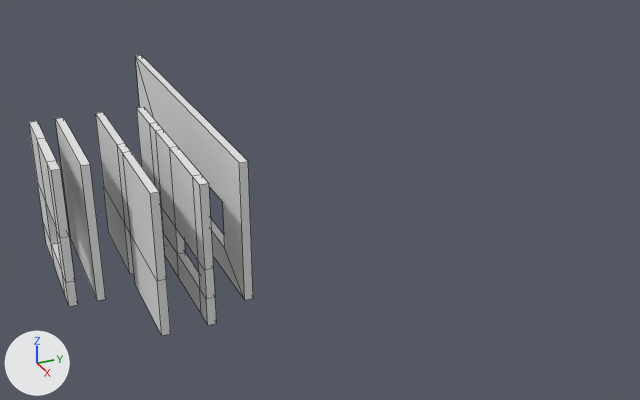
Two versions of the Blender file BlenderModels/GasStation/Exterior/FrontWallShop.blend, one commit apart.
Both versions are drawn from a 50 mm lens placed at (32.1, -4.0, 15.8), pointed at (1.8, 9.7, 0.7). Lighting does not change. The marker at lower left points along +X, +Y and +Z. The picture after the commit comes second. Mesh edges are drawn as thin lines.

The older version as bpy lines, for what is in view:
```python
me_cube = bpy.data.meshes.new('Cube')
me_cube.from_pydata(...)  # 48 vertices, 46 faces; spans x 0.0..8.03, y -0.15..0.15, z 0.02..5.02
me_cube_001 = bpy.data.meshes.new('Cube.001')
me_cube_001.from_pydata(...)  # a box spanning x 0.0..8.03, y -0.15..0.15, z 0.02..5.02
me_cube_002 = bpy.data.meshes.new('Cube.002')
me_cube_002.from_pydata(...)  # 24 vertices, 22 faces; spans x 0.0..8.03, y -0.15..0.15, z 0.02..5.02
me_cube_003 = bpy.data.meshes.new('Cube.003')
me_cube_003.from_pydata(...)  # 32 vertices, 32 faces; spans x 0.0..8.03, y -0.15..0.15, z 0.02..5.02
me_cube_066 = bpy.data.meshes.new('Cube.066')
me_cube_066.from_pydata(...)  # 26 vertices, 18 faces; spans x -1.96..1.96, y -1.96..1.96, z -1.96..1.96
me_cube_066.materials.append(None)
ob_backwallshop2_001 = bpy.data.objects.new('BackWallShop2.001', me_cube_001)
ob_backwallshop2_001.location = (0.0, 0.0, 0.0)
ob_backwallshop2_001.scale = (0.623, 1.0, 1.0)
ob_backwallshop2_002 = bpy.data.objects.new('BackWallShop2.002', me_cube_002)
ob_backwallshop2_002.location = (0.0, 1.46, 0.0)
ob_backwallshop2_003 = bpy.data.objects.new('BackWallShop2.003', me_cube_003)
ob_backwallshop2_003.location = (0.0, -0.94, 0.0)
ob_backwallshop2_003.scale = (0.623, 1.0, 1.0)
ob_frontwallshop = bpy.data.objects.new('FrontWallShop', me_cube_066)
ob_frontwallshop.location = (0.0, 4.66, 2.55)
ob_frontwallshop.scale = (3.57, 0.0765, 1.3)
ob_frontwallshop2 = bpy.data.objects.new('FrontWallShop2', me_cube)
ob_frontwallshop2.location = (0.0, 3.0, 0.0)
```
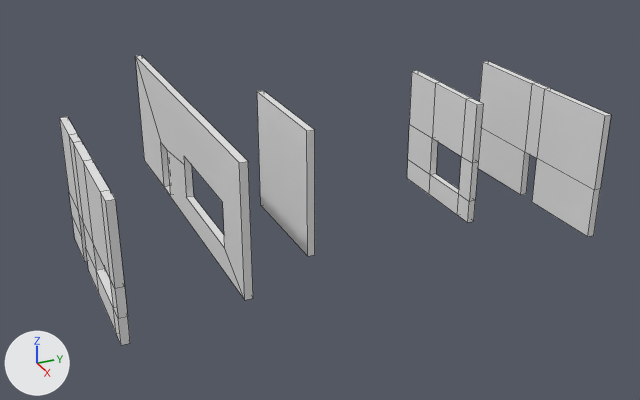
Where the newer file only moved an object's origin or applied its transform, the numbers keep the older frame.

Boxes (x1, y1, x2, y2) around the edits, measured in the pictures (640 x 400 px):
'BackWallShop2.002', moved
    before: (95, 112, 171, 336)
    after: (478, 61, 611, 237)
'FrontWallShop2', moved
    before: (136, 107, 217, 325)
    after: (59, 117, 130, 345)
'BackWallShop2.003', moved
    before: (29, 121, 78, 307)
    after: (407, 70, 483, 222)
'BackWallShop2.001', moved
    before: (55, 118, 106, 301)
    after: (257, 91, 315, 256)

The edits, one by one:
me_cube is used by ob_frontwallshop2; location (0.0, 3.0, 0.0).
me_cube had 48 vertices, 46 faces and spanned x 0.0..8.03, y -0.15..0.15, z 0.02..5.02.
me_cube now has 48 vertices, 46 faces and spans x 0.0..8.03, y 0.0..0.29, z 0.02..5.02.
me_cube part 1: the whole mesh is moved by (0.0, 0.15, 0.0).
me_cube_001 is used by ob_backwallshop2_001; location (0.0, 0.0, 0.0); scale (0.623, 1.0, 1.0).
me_cube_001 had 8 vertices, 6 faces and spanned x 0.0..8.03, y -0.15..0.15, z 0.02..5.02.
me_cube_001 now has 8 vertices, 6 faces and spans x 0.0..8.03, y 7.74..8.03, z 0.02..5.02.
me_cube_001 part 2: the whole mesh is moved by (0.0, 7.88, 0.0).
me_cube_002 is used by ob_backwallshop2_002; location (0.0, 1.46, 0.0).
me_cube_002 had 24 vertices, 22 faces and spanned x 0.0..8.03, y -0.15..0.15, z 0.02..5.02.
me_cube_002 now has 24 vertices, 22 faces and spans x 0.0..8.03, y 0.0..0.29, z 0.02..5.02.
me_cube_002 part 3: the whole mesh is moved by (0.0, 0.15, 0.0).
me_cube_003 is used by ob_backwallshop2_003; location (0.0, -0.94, 0.0); scale (0.623, 1.0, 1.0).
me_cube_003 had 32 vertices, 32 faces and spanned x 0.0..8.03, y -0.15..0.15, z 0.02..5.02.
me_cube_003 now has 32 vertices, 32 faces and spans x 0.0..8.03, y 15.75..16.05, z 0.02..5.02.
me_cube_003 part 4: the whole mesh is moved by (0.0, 15.9, 0.0).
Object 'FrontWallShop2' (ob_frontwallshop2) moves from (0.0, 3.0, 0.0) to (0.0, 0.0, 0.0).
Object 'BackWallShop2.002' (ob_backwallshop2_002) moves from (0.0, 1.46, 0.0) to (0.0, 18.42, 0.0).
